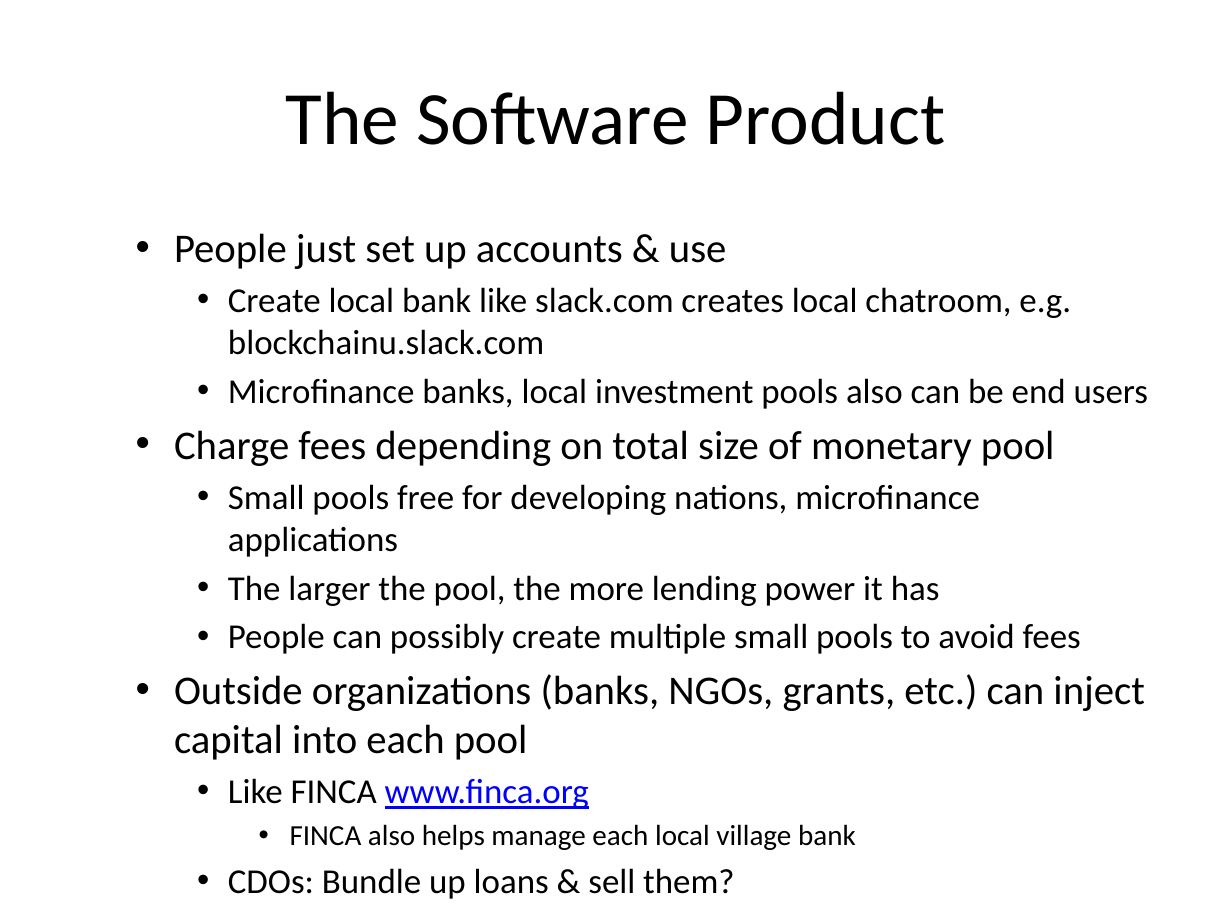
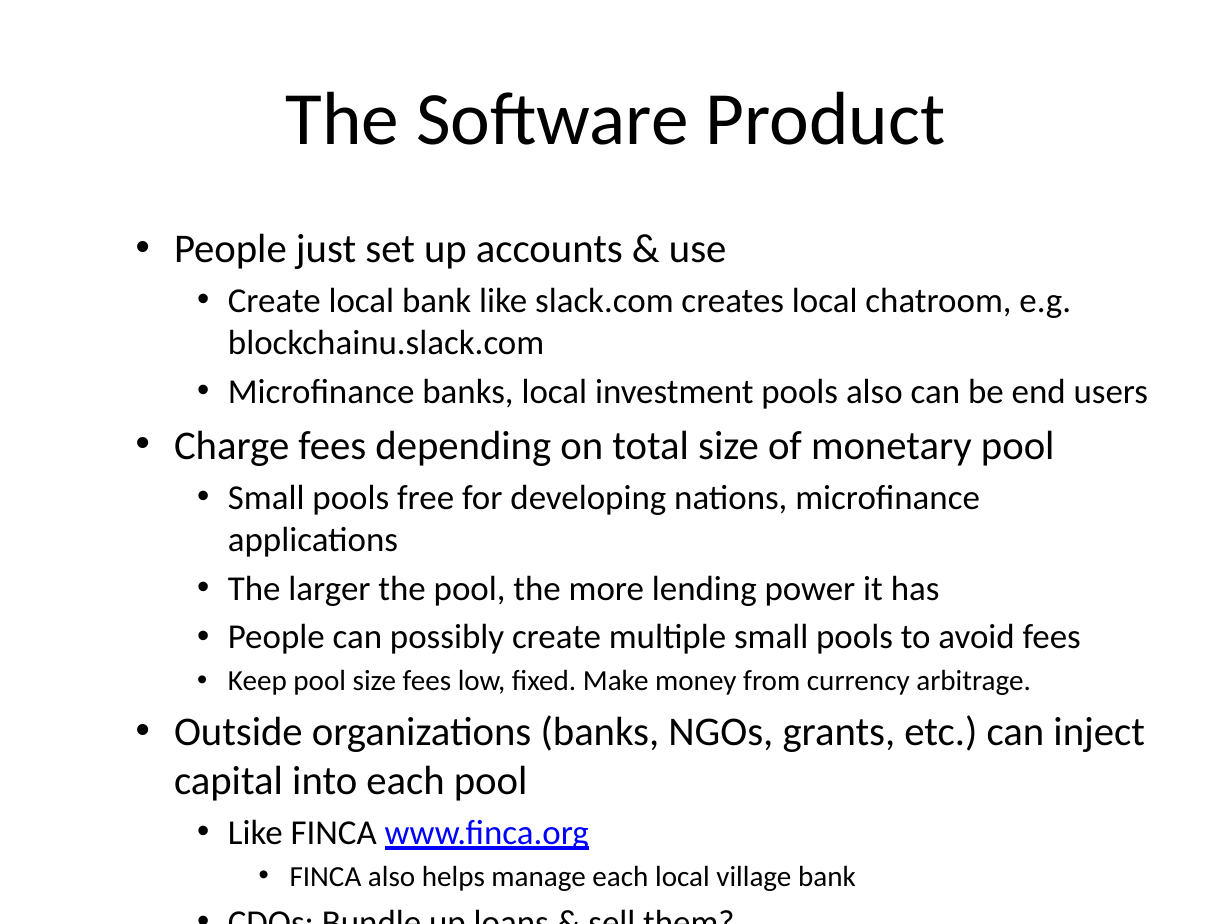
Before and after one commit to huang-pan/village-bank, a slide deck: slide 20 of Village Bank.pptx. Drawn at 1232x924 pixels with LibreOffice and Linux fonts; fonts in the diff are those of the drawing. Boxes give left, top, right and bottom in pixels: in the first picture for what was removed or moved away, otherwise in the second. Text is boxed around its words. In the diff, an @@ line names an element or a change of style, - is before the commit and + after.

```diff
--- a/Village Bank.pptx
+++ b/Village Bank.pptx
@@ text at bbox=[228, 669, 1031, 695]: paragraph added @@
+    • Keep pool size fees low, fixed. Make money from currency arbitrage.
```
Also in this commit, not shown: 3 other slides changed, 1 other file.
